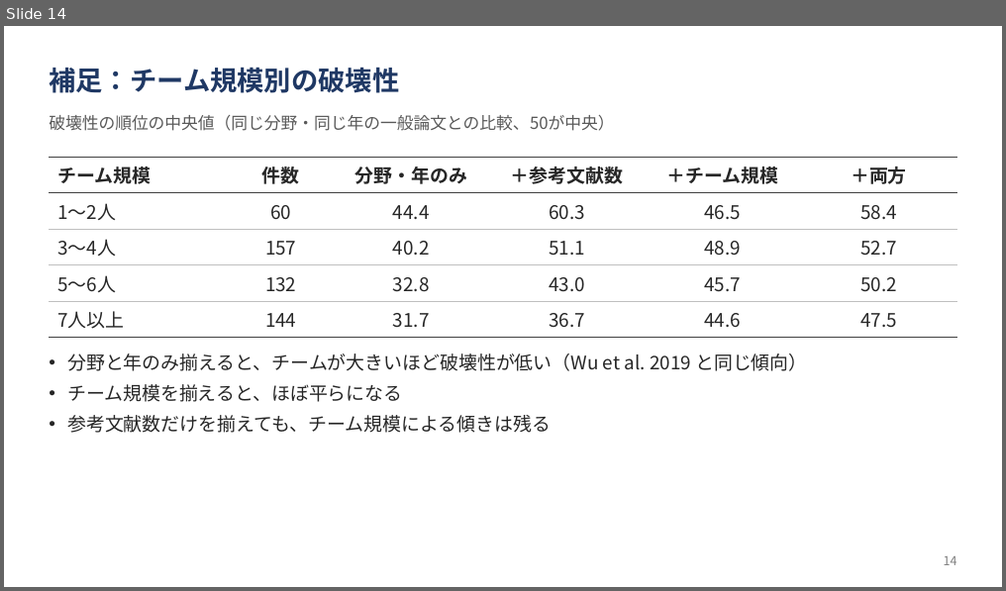
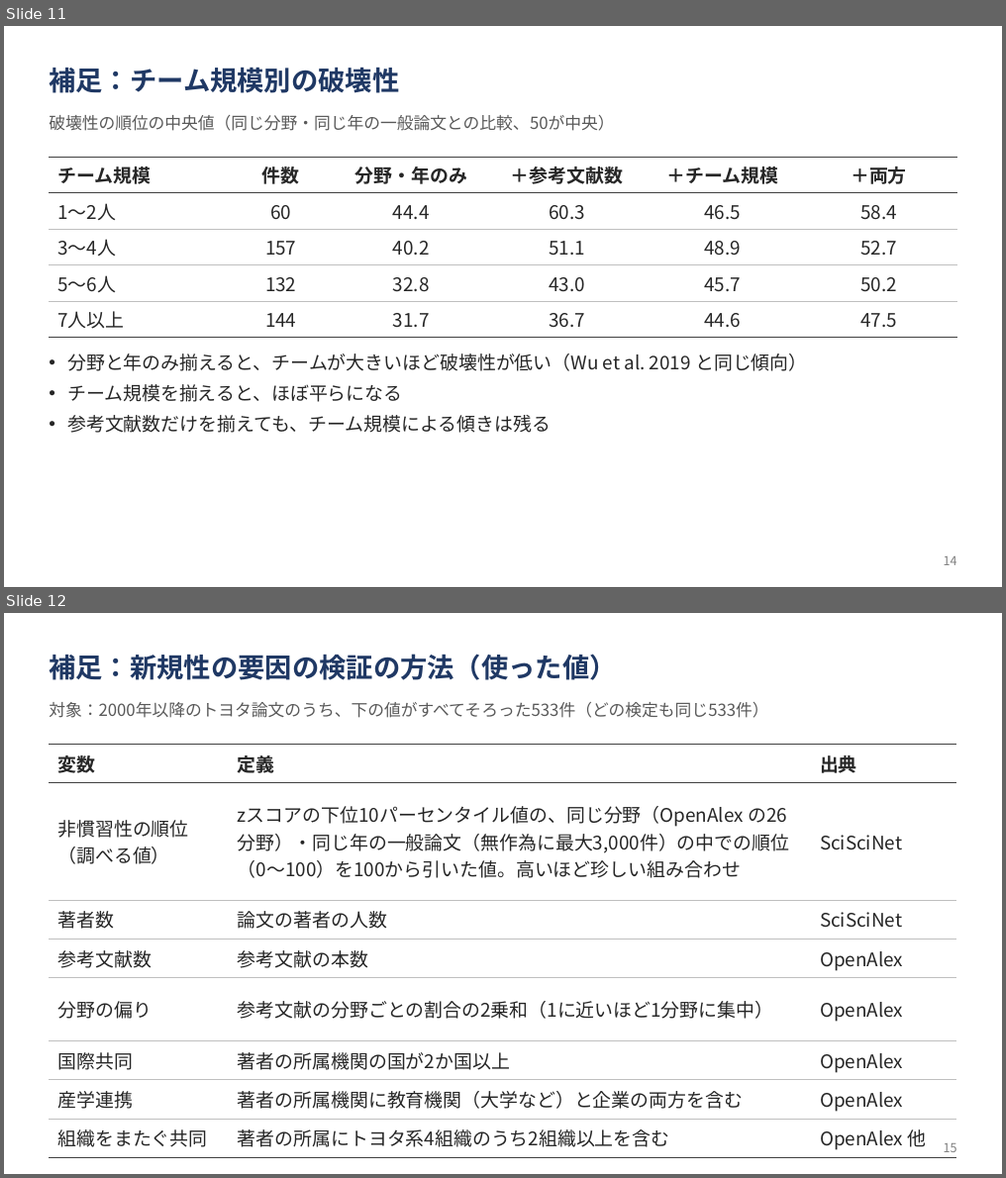
Before and after one commit to ryosuke0828/sci-sci-toyota, a slide deck: docs/slides/toyota_novelty_progress.pptx. Shown one above the other, each under a label of ours: slide 14 before the commit, slides 11 and 12 after it. The pictures are 1006x591 and 1006x1178 pixels, drawn with LibreOffice and Linux fonts; fonts in the diff are those of the drawing. Boxes give left, top, right and bottom in pixels: in the first picture for what was removed or moved away, otherwise in the second. Text is boxed around its words. In the diff, an @@ line names an element or a change of style, - is before the commit and + after.

```diff
--- a/docs/slides/toyota_novelty_progress.pptx
+++ b/docs/slides/toyota_novelty_progress.pptx
@@ slide 12 added at bbox=[4, 613, 1002, 1174], background #FFFFFF @@
@@ text added at bbox=[49, 654, 616, 680], 26 pt, text #1F3864, bold @@
+補足：新規性の要因の検証の方法（使った値）
@@ text added at bbox=[49, 702, 768, 718], 16 pt, text #595959 @@
+対象：2000年以降のトヨタ論文のうち、下の値がすべてそろった533件（どの検定も同じ533件）
@@ table added at bbox=[49, 744, 957, 1155], 8 rows, 3 columns @@
+変数 | 定義 | 出典
+非慣習性の順位 / （調べる値） | zスコアの下位10パーセンタイル値の、同じ分野（OpenAlex の26分野）・同じ年の一般論文（無作為に最大3,000件）の中での順位（0〜100）を100から引いた値。高いほど珍しい組み合わせ | SciSciNet
+著者数 | 論文の著者の人数 | SciSciNet
+参考文献数 | 参考文献の本数 | OpenAlex
+分野の偏り | 参考文献の分野ごとの割合の2乗和（1に近いほど1分野に集中） | OpenAlex
+国際共同 | 著者の所属機関の国が2か国以上 | OpenAlex
+産学連携 | 著者の所属機関に教育機関（大学など）と企業の両方を含む | OpenAlex
+組織をまたぐ共同 | 著者の所属にトヨタ系4組織のうち2組織以上を含む | OpenAlex 他
@@ text added at bbox=[944, 1144, 957, 1153], 12 pt, text #7F7F7F @@
+15
@@ what was slide 14 is now slide 11 @@
```
Also in this commit, not shown: 13 other slides changed, 1 other slide added.
